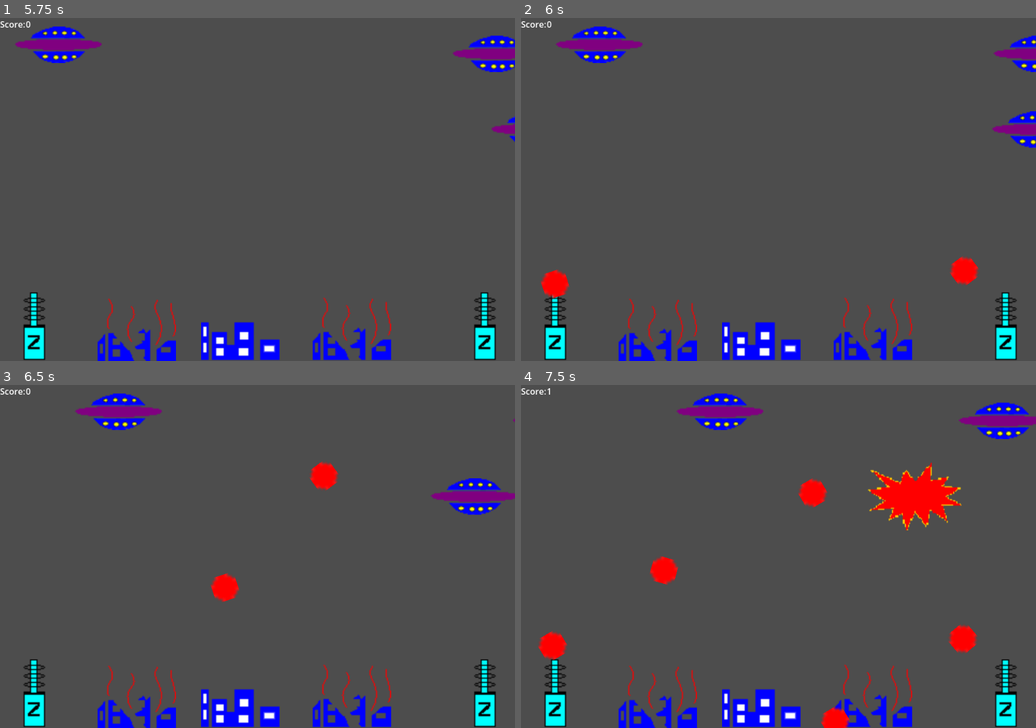
Above: before the commit, frames 1-4 (two rows, left to right).
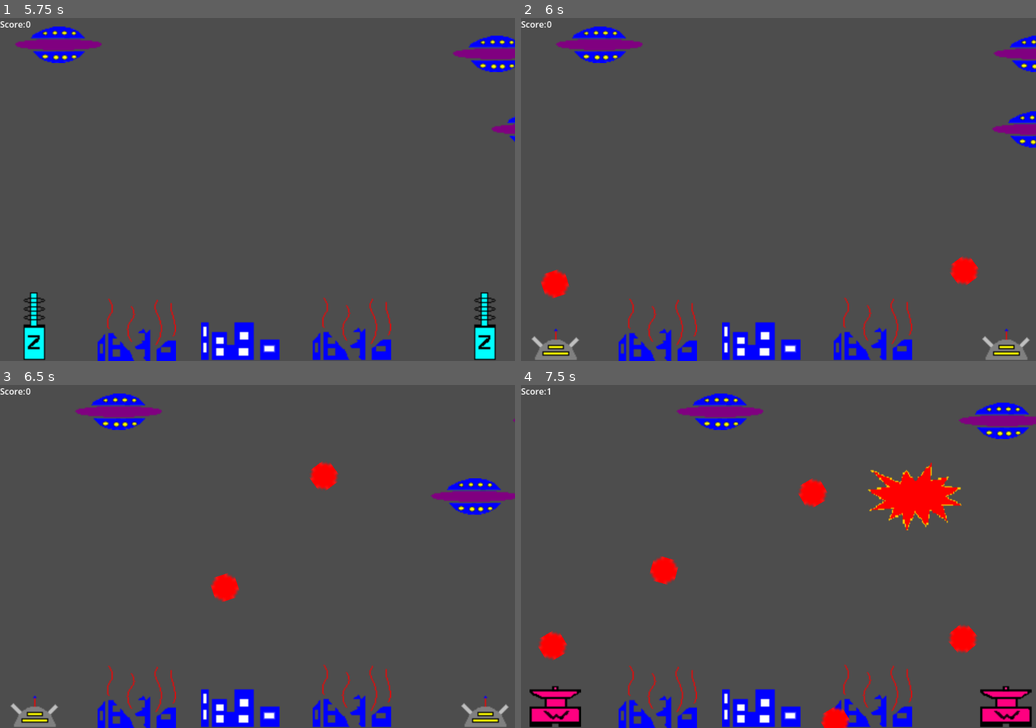
Above: after the commit, the same moments.

Repository: halkeye/AlienAttackGodot
Game: Godot game, scene res://scenes/main_menu.tscn
Same seed, same stepped clock (60 frames per second), same inputs: the game is played once before the commit and once after it.
Inputs (mouse positions are in pixels of both pictures, inside the frame that each line leads up to):
- Up to frame 1 (5.75 s): click "New Game" at 0.5 s; click (36, 326) at 1.25 s; click (484, 326) at 2 s; click (36, 326) at 2.75 s; click (484, 326) at 3.5 s; click (36, 326) at 4.25 s; click (484, 326) at 5 s
- Up to frame 2 (6 s): move the mouse to (891, 172) at 5.77 s; hold Up (weapon_switch) from 5.78 s (still down); click (891, 172) at 5.92 s
- Up to frame 3 (6.5 s): keep holding Up (weapon_switch)
- Up to frame 4 (7.5 s): move the mouse to (675, 573) at 6.52 s; release Up (weapon_switch) at 6.53 s; tap Up (weapon_switch) at 6.6 s; click (675, 573) at 6.67 s; move the mouse to (830, 481) at 7.27 s; hold Up (weapon_switch) from 7.28 s (still down); click (830, 481) at 7.42 s

Frame 1 is identical in both runs. In frame 2, 1.7% of the frame differs, in the area x 2-99%, y 79-100%; in frame 3, 1.7%; in frame 4, 2.3%, in the area x 1-100%, y 79-100%.

Commit message:
weapon switch when pressing arrow keys

Diff:
--- a/scripts/main.gd
+++ b/scripts/main.gd
@@ -42,12 +42,8 @@
 		else:
 			print("screen was released")
 
-
-func _on_weapon_input_event(_viewport, event, _shape_idx):
-	if event.is_action_pressed("switch"):
-		$Weapon.gun_type = $Weapon.gun_type + 1
-		$Weapon2.gun_type = $Weapon2.gun_type + 1
-
+	if event.is_action_pressed("weapon_switch"):
+		get_tree().call_group("weapons", "next_weapon")
 
 func _on_ufo_fire_timer_timeout():
 	var ufos = get_tree().get_nodes_in_group("ufos")
